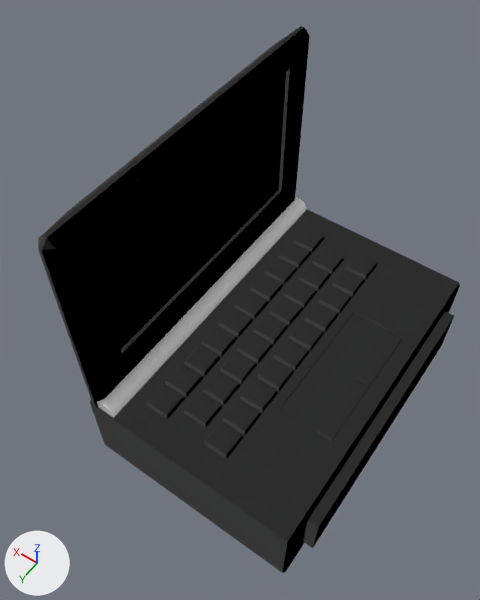
One commit to the OBJ model PantyHouse/models/check.obj: the scene before it, then after it.
Both versions are drawn from a camera (50 mm lens) standing at (-16.1, 30.0, 42.9) and looking at (3.5, 2.6, -0.1). The lights are fixed; the arrows at lower left show +X, +Y and +Z. Where no turn or scale is listed for an object, it has been applied to the vertices.

Names of what the first picture shows: 'check'.
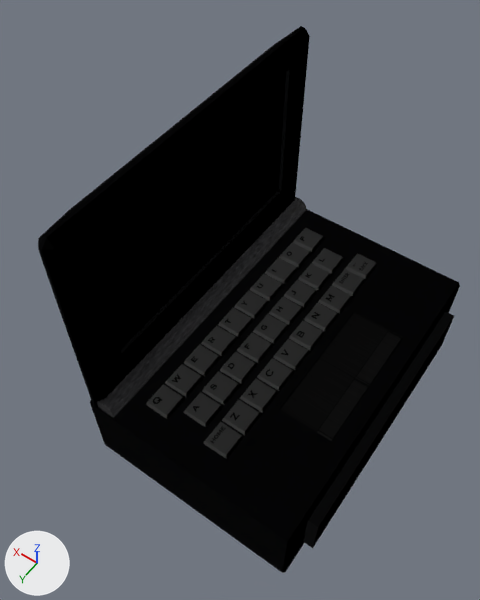
Location of each change, (x1, y1, x2, y2) in pixels of the pictures (480 x 600 px):
'check', surface changed
    both: (38, 26, 460, 573)

The change in detail:
Picture 'check.bmp' (img_check_bmp) is new.
In material '_Check:blinn51SG' (mat_check_blinn51sg), base_color is no longer (0.8, 0.8, 0.8), white #e7e7e7.
In material '_Check:blinn51SG' (mat_check_blinn51sg), texture is now set to img_check_bmp.
